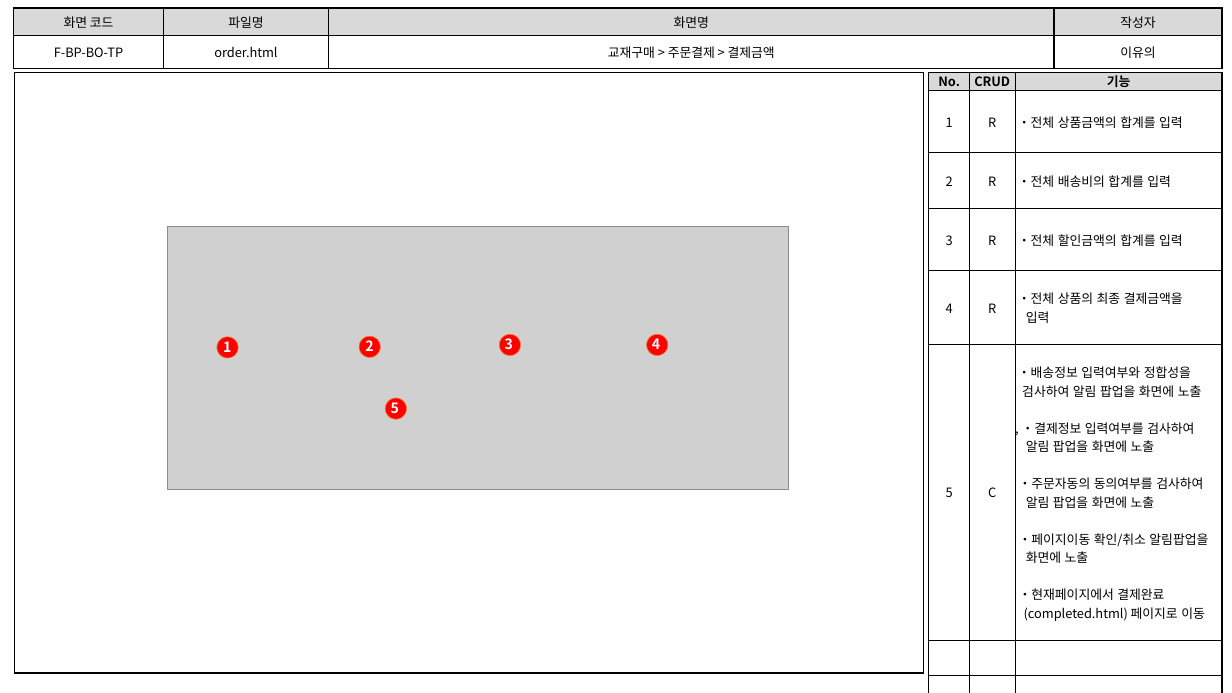
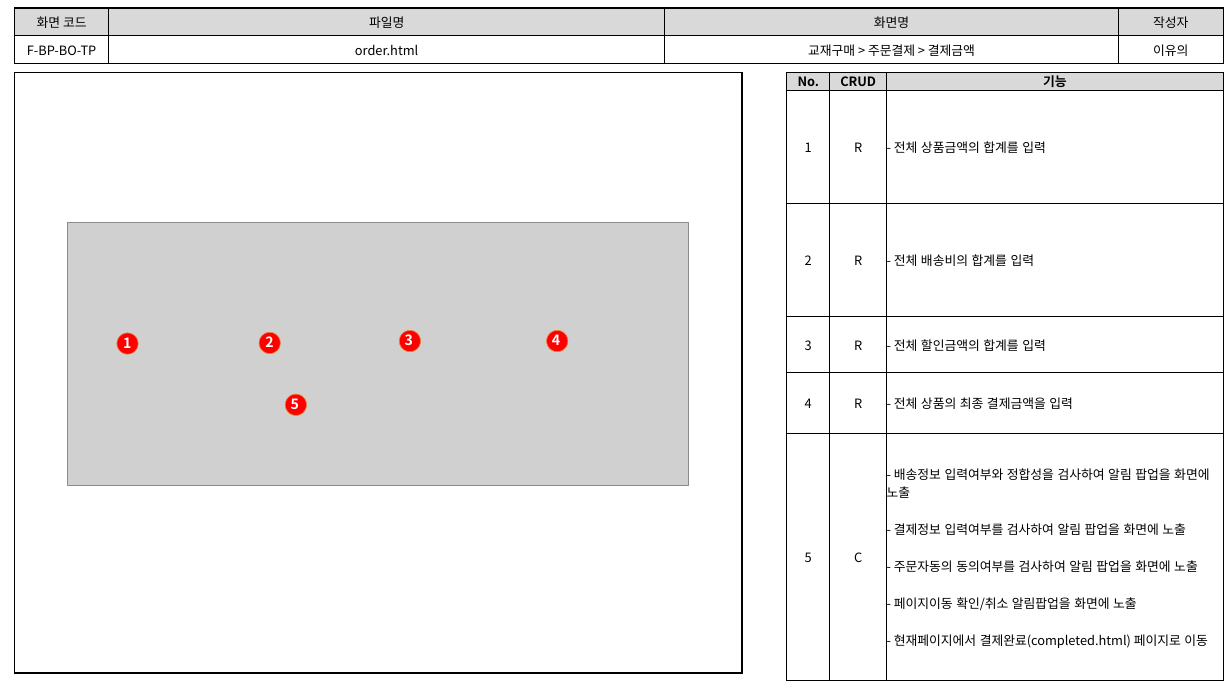
Before and after one commit to index506/cosmo6th_3thGroup, a slide deck: slide 7 of 3rd_Project/Category/Book/기능,화면,테스트 문서/3th_Project_화면 설계도(이유의).pptx. Drawn at 1232x693 pixels with LibreOffice and Linux fonts; fonts in the diff are those of the drawing; grey boxes stand for pictures. Boxes give left, top, right and bottom in pixels: in the first picture for what was removed or moved away, otherwise in the second. Text is boxed around its words. In the diff, an @@ line names an element or a change of style, - is before the commit and + after.

Commit message:
유의 테스트케이스,화면설계서

```diff
--- a/3rd_Project/Category/Book/기능,화면,테스트 문서/3th_Project_화면 설계도(이유의).pptx
+++ b/3rd_Project/Category/Book/기능,화면,테스트 문서/3th_Project_화면 설계도(이유의).pptx
@@ table: place and size @@
-table at (14,8,1223,66)
+table at (15,8,1224,60)
@@ rectangle: place and size @@
-rectangle at (15,72,924,673)
+rectangle at (15,72,743,673)
@@ table at (787,72,1223,674) @@
-row 2: 1 | R | ・전체 상품금액의 합계를 입력
-row 3: 2 | R | ・전체 배송비의 합계를 입력
-row 4: 3 | R | ・전체 할인금액의 합계를 입력
-row 5: 4 | R | ・전체 상품의 최종 결제금액을 / 입력
-row 6: 5 | C | ・배송정보 입력여부와 정합성을 / 검사하여 알림 팝업을 화면에 노출 / , ・결제정보 입력여부를 검사하여 / 알림 팝업을 화면에 노출 / ・주문자동의 동의여부를 검사하여 / 알림 팝업을 화면에 노출 / ・페이지이동 확인/취소 알림팝업을 / 화면에 노출 / ・현재페이지에서 결제완료 / (completed.html) 페이지로 이동
-row 7:  |  | 
-row 8:  |  | 
-row 9:  |  | 
+row 2: 1 | R | - 전체 상품금액의 합계를 입력
+row 3: 2 | R | - 전체 배송비의 합계를 입력
+row 4: 3 | R | - 전체 할인금액의 합계를 입력
+row 5: 4 | R | - 전체 상품의 최종 결제금액을 입력
+row 6: 5 | C | - 배송정보 입력여부와 정합성을 검사하여 알림 팝업을 화면에 노출 / - 결제정보 입력여부를 검사하여 알림 팝업을 화면에 노출 / - 주문자동의 동의여부를 검사하여 알림 팝업을 화면에 노출 / - 페이지이동 확인/취소 알림팝업을 화면에 노출 / - 현재페이지에서 결제완료(completed.html) 페이지로 이동
@@ table: place and size @@
-table at (929,72,1223,673)
+table at (787,72,1223,674)
@@ ellipse: place and size @@
-ellipse at (647,335,668,356)
+ellipse at (117,333,139,354)
@@ ellipse: place and size @@
-ellipse at (217,337,238,359)
+ellipse at (259,333,280,354)
@@ ellipse: place and size @@
-ellipse at (360,336,381,358)
+ellipse at (399,331,421,352)
@@ ellipse: place and size @@
-ellipse at (499,335,520,356)
+ellipse at (547,331,568,352)
@@ 5 texts, 1 picture, 1 ellipse: place and size @@
-5 texts, 1 picture, 1 ellipse at (168,226,789,489)
+5 texts, 1 picture, 1 ellipse at (67,223,689,485)
```
Also in this commit, not shown: 8 other slides changed, 3 other files.
